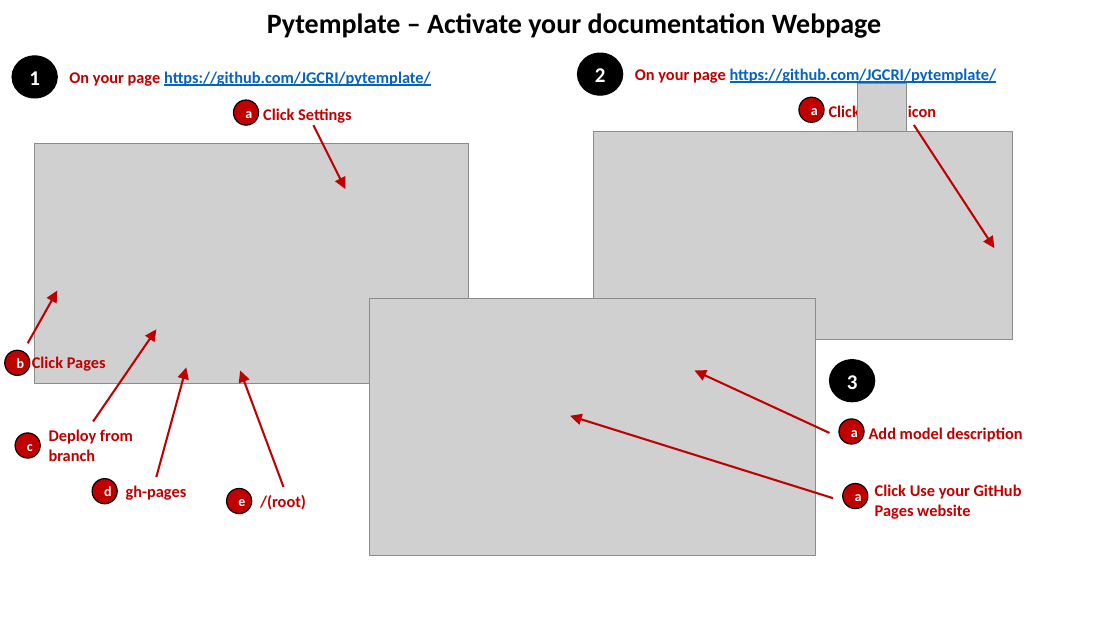
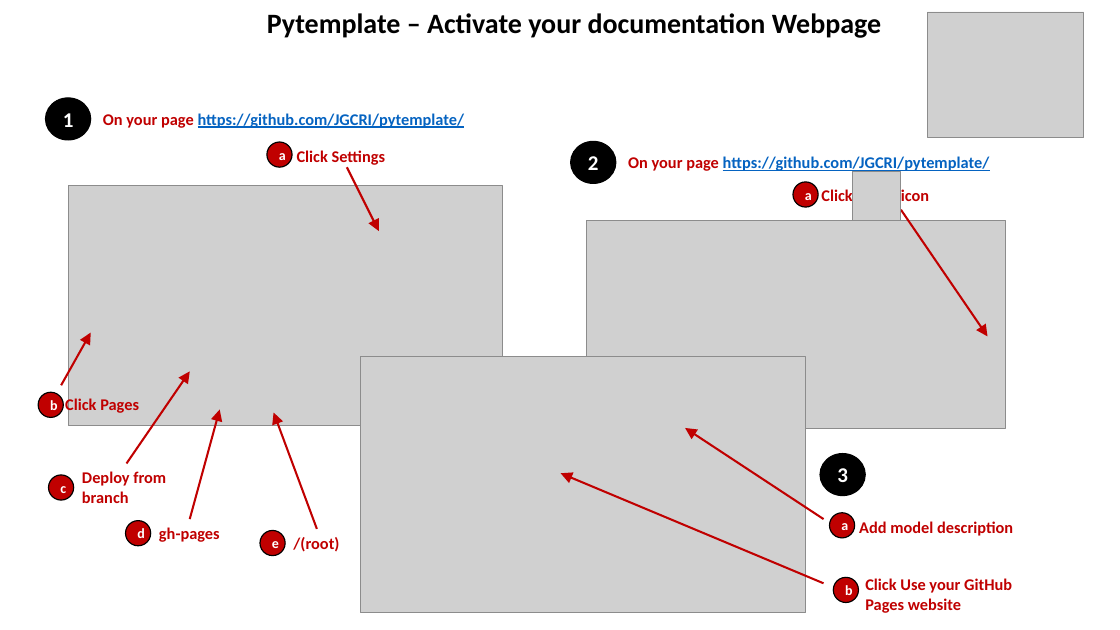
Before and after one commit to JGCRI/pytemplate, a slide deck: slide 4 of extras/figures.pptx (slide 3 before the commit). Drawn at 1120x630 pixels with LibreOffice and Linux fonts; fonts in the diff are those of the drawing; grey boxes stand for pictures. Boxes give left, top, right and bottom in pixels: in the first picture for what was removed or moved away, otherwise in the second. Text is boxed around its words. In the diff, an @@ line names an element or a change of style, - is before the commit and + after.

```diff
--- a/extras/figures.pptx
+++ b/extras/figures.pptx
@@ picture added at <box>928,12,1084,138</box> @@
@@ 2 pictures, 1 ellipse, 1 text: place and size @@
-2 pictures, 1 ellipse, 1 text at <box>578,53,1012,339</box>
+2 pictures, 1 ellipse, 1 text at <box>571,141,1006,428</box>
@@ 6 ellipses, 5 texts, 5 arrows, 1 picture: place and size @@
-6 ellipses, 5 texts, 5 arrows, 1 picture at <box>5,56,469,513</box>
+6 ellipses, 5 texts, 5 arrows, 1 picture at <box>38,98,502,555</box>
@@ ellipse "a": place and size @@
-ellipse "a" at <box>799,97,824,123</box>
+ellipse "a" at <box>793,182,818,208</box>
@@ text "Click icon" rewrapped from <box>829,104,936,122</box> to <box>821,189,929,201</box> @@
@@ arrow moved from (914, 125) - (995, 248) to (902, 210) - (988, 336) @@
@@ picture: place and size @@
-picture at <box>370,298,815,555</box>
+picture at <box>360,356,806,613</box>
@@ arrow moved from (830, 433) - (695, 371) to (823, 519) - (686, 428) @@
@@ arrow moved from (833, 498) - (571, 416) to (823, 583) - (560, 473) @@
@@ text "gh-pages": place and size @@
-text "gh-pages" at <box>126,485,187,500</box>
+text "gh-pages" at <box>159,527,220,542</box>
@@ 3 ellipses, 2 texts: place and size @@
-3 ellipses, 2 texts at <box>830,360,1023,519</box>
+3 ellipses, 2 texts at <box>820,454,1013,613</box>
@@ text in ellipse at <box>845,585,852,595</box>: text changed @@
-a
+b
```
Also in this commit, not shown: 1 other slide changed, 2 slides added, 6 other files.
